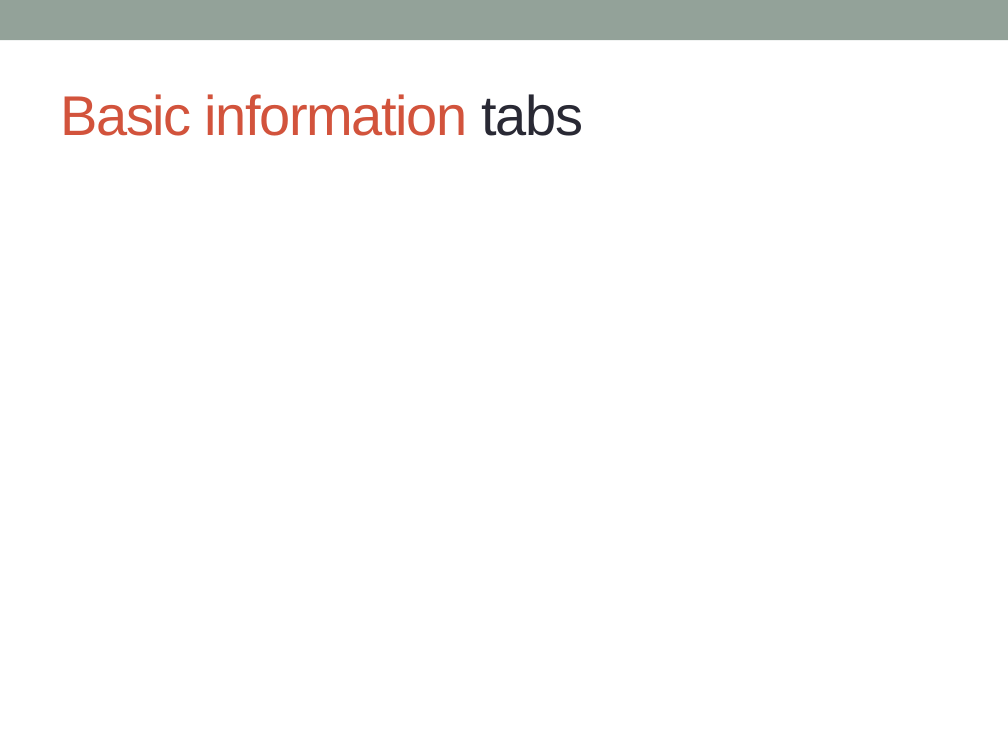
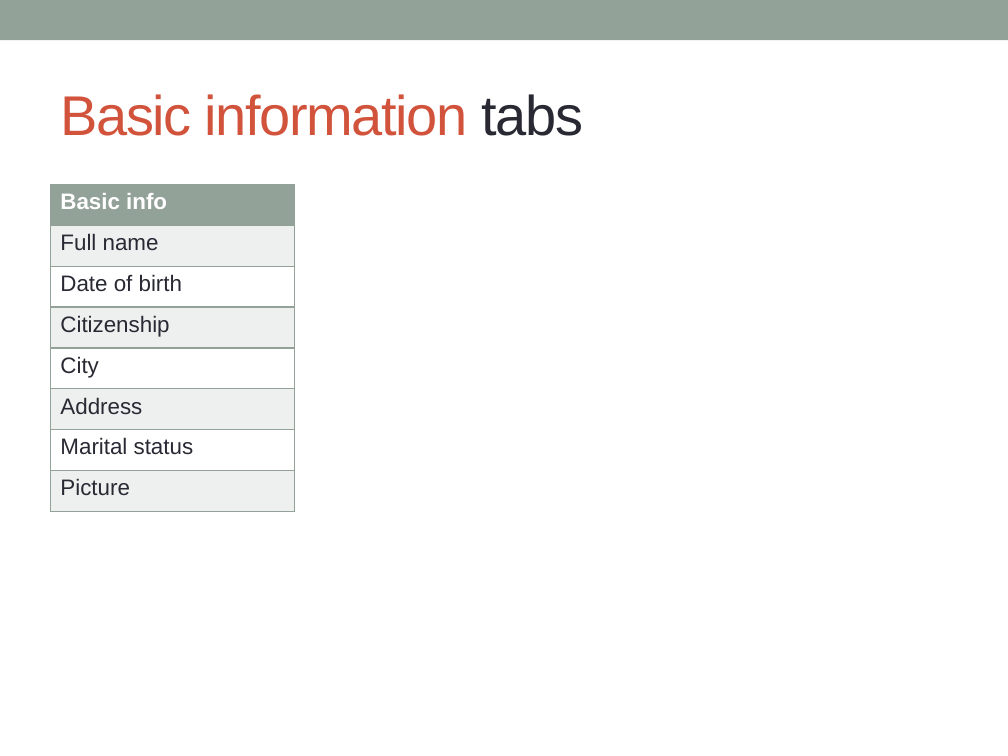
Before and after one commit to khanhduy94/jobzoom, a slide deck: slide 4 of Documents/Requirements/Job seeker Profiles Analysis.pptx. Drawn at 1008x756 pixels with LibreOffice and Linux fonts; fonts in the diff are those of the drawing. Boxes give left, top, right and bottom in pixels: in the first picture for what was removed or moved away, otherwise in the second. Text is boxed around its words. In the diff, an @@ line names an element or a change of style, - is before the commit and + after.

```diff
--- a/Documents/Requirements/Job seeker Profiles Analysis.pptx
+++ b/Documents/Requirements/Job seeker Profiles Analysis.pptx
@@ table added at <box>50,184,294,511</box>, 8 rows, 1 columns @@
+Basic info
+Full name
+Date of birth
+Citizenship
+City
+Address
+Marital status
+Picture
```
Also in this commit, not shown: 5 other slides changed, 2 slides added, 2 slides removed, 3 other files.
